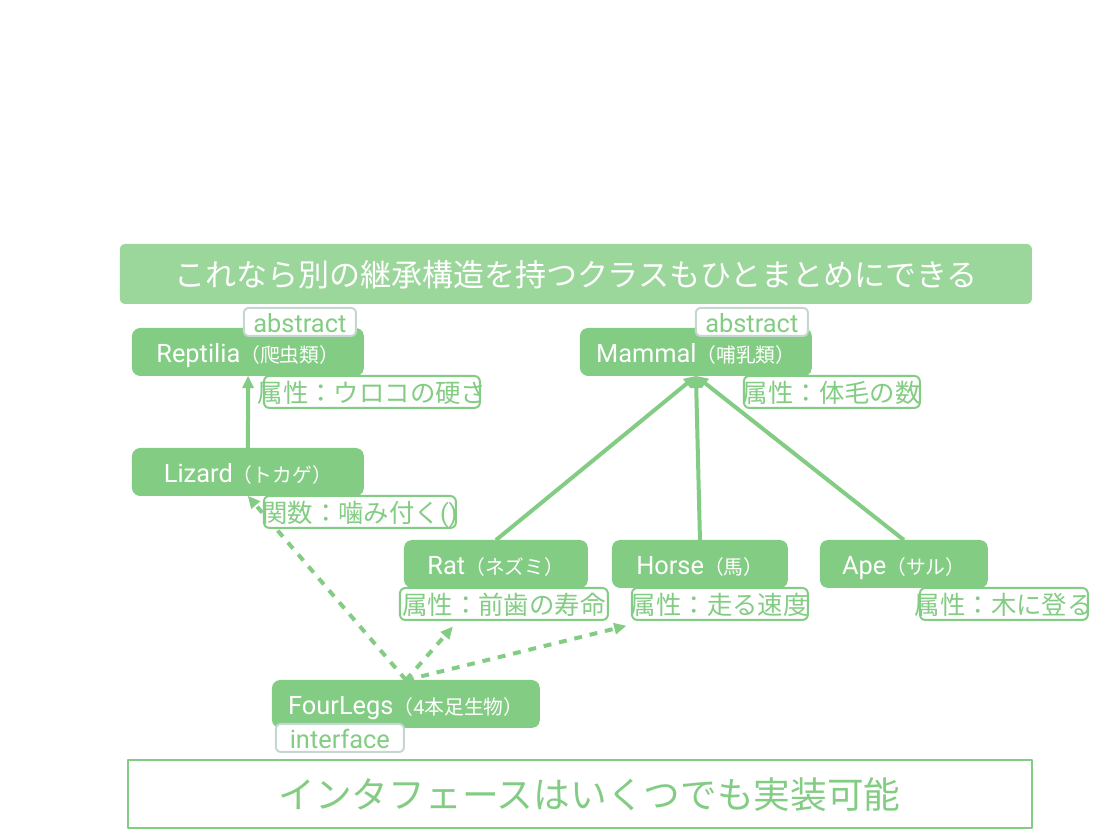
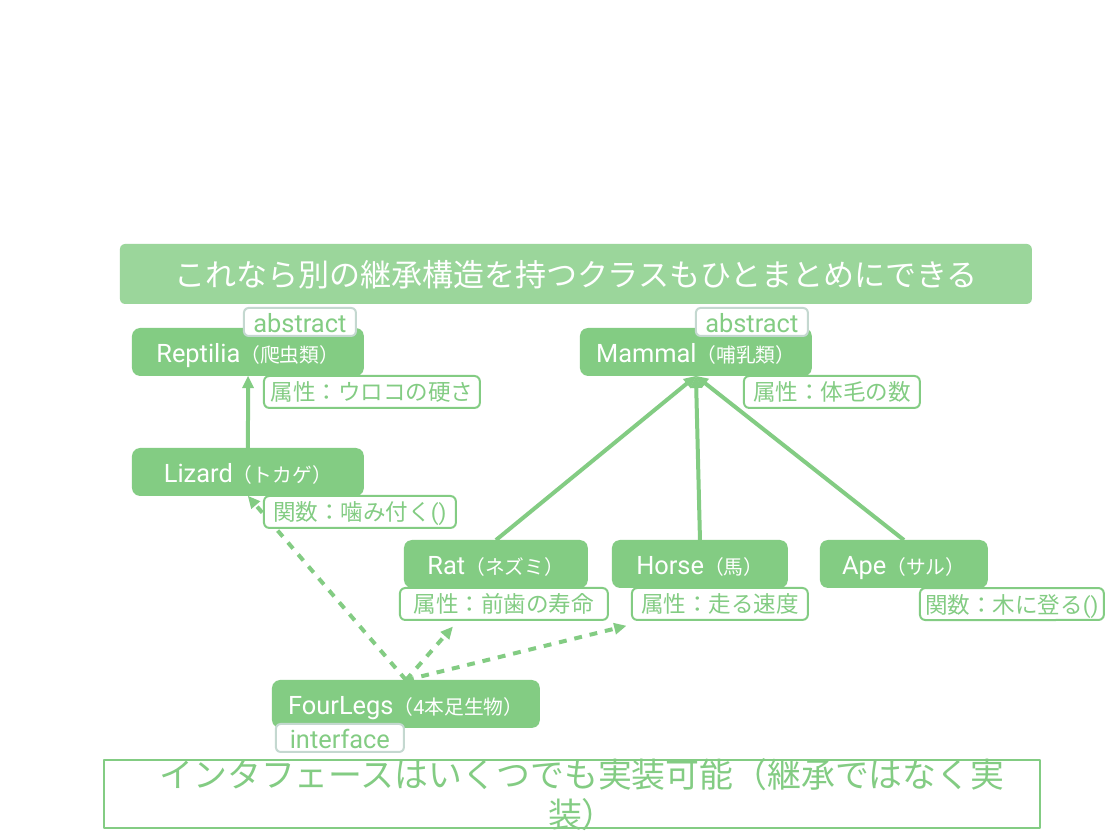
Before and after one commit to gramin-programming/kids-programming-resource, a slide deck: slide 19 of Java の抽象クラス・インタフェース・無名クラスを理解しよう.odp. Drawn at 1120x840 pixels with LibreOffice and Linux fonts; fonts in the diff are those of the drawing; background and template pictures are left out. Boxes give left, top, right and bottom in pixels: in the first picture for what was removed or moved away, otherwise in the second. Text is boxed around its words. In the diff, an @@ line names an element or a change of style, - is before the commit and + after.

```diff
--- a/Java の抽象クラス・インタフェース・無名クラスを理解しよう.odp
+++ b/Java の抽象クラス・インタフェース・無名クラスを理解しよう.odp
@@ size 18 to 16 pt in 5 elements at (744,376,920,408), (264,376,481,408), (264,496,456,527), (400,588,609,620), (632,588,808,620) @@
@@ rounded rectangle "関数：木に登る()": place and size @@
-rounded rectangle "関数：木に登る()" at (921,588,1088,620)
+rounded rectangle "関数：木に登る()" at (921,588,1105,620)
@@ text in rounded rectangle at (925,594,1098,618): text changed; size 18 to 16 pt @@
-属性：木に登る
+関数：木に登る()
@@ rectangle "インタフェースはいくつでも実装可能（継承ではなく実装）": place and size @@
-rectangle "インタフェースはいくつでも実装可能（継承ではなく実装）" at (128,760,1033,828)
+rectangle "インタフェースはいくつでも実装可能（継承ではなく実装）" at (104,760,1040,828)
@@ text in rectangle at (159,752,1004,830): text changed; size 26 to 24 pt @@
-インタフェースはいくつでも実装可能
+インタフェースはいくつでも実装可能（継承ではなく実装）
```
Also in this commit, not shown: 30 other slides changed, 1 slide added, 1 other file.
